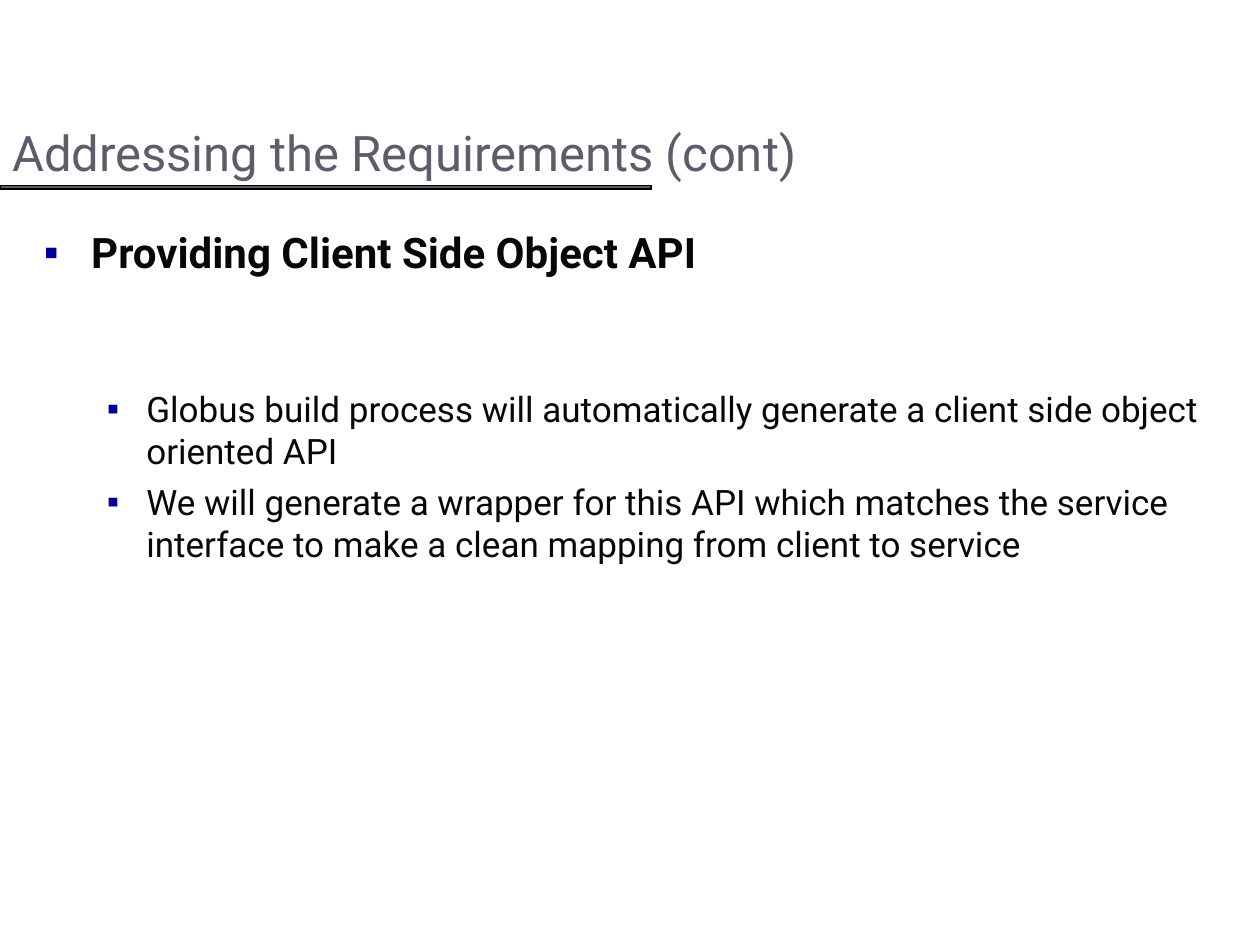
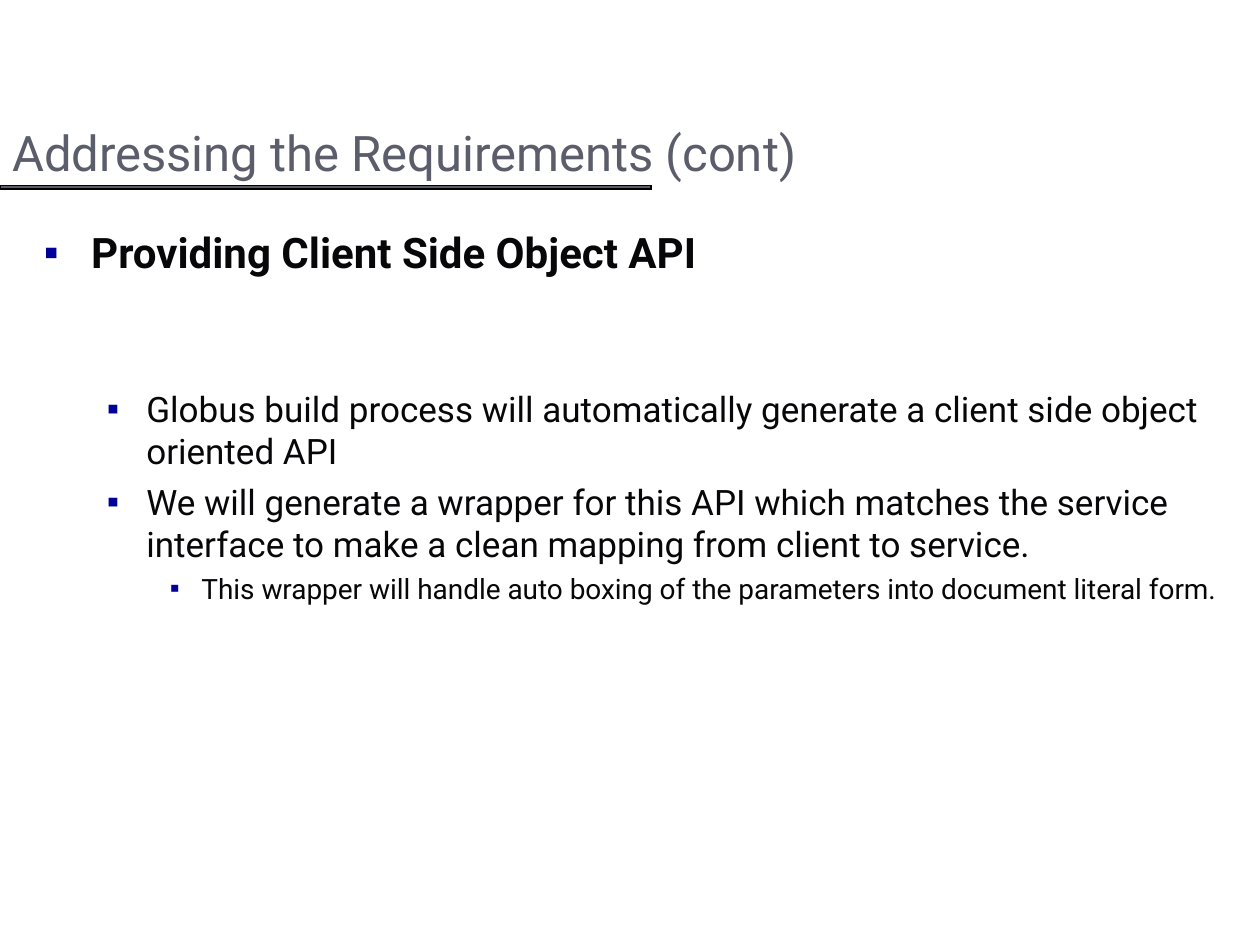
Before and after one commit to NCIP/cagrid-portal, a slide deck: slide 7 of cagrid-1-0/Documentation/presentations/introduce/Introduce_DIALOGUE2.ppt (slide 9 before the commit). Drawn at 1260x945 pixels with LibreOffice and Linux fonts; fonts in the diff are those of the drawing; background and template pictures are left out. Boxes give left, top, right and bottom in pixels: in the first picture for what was removed or moved away, otherwise in the second. Text is boxed around its words. In the diff, an @@ line names an element or a change of style, - is before the commit and + after.

```diff
--- a/cagrid-1-0/Documentation/presentations/introduce/Introduce_DIALOGUE2.ppt
+++ b/cagrid-1-0/Documentation/presentations/introduce/Introduce_DIALOGUE2.ppt
@@ text at (146,488,1216,605): text changed @@
-  ▪ We will generate a wrapper for this API which matches the service interface to make a clean mapping from client to service
+  ▪ We will generate a wrapper for this API which matches the service interface to make a clean mapping from client to service.
+    ▪ This wrapper will handle auto boxing of the parameters into document literal form.
```
Also in this commit, not shown: 12 other slides changed, 1 slide added, 24 slides removed, 1 other file.
